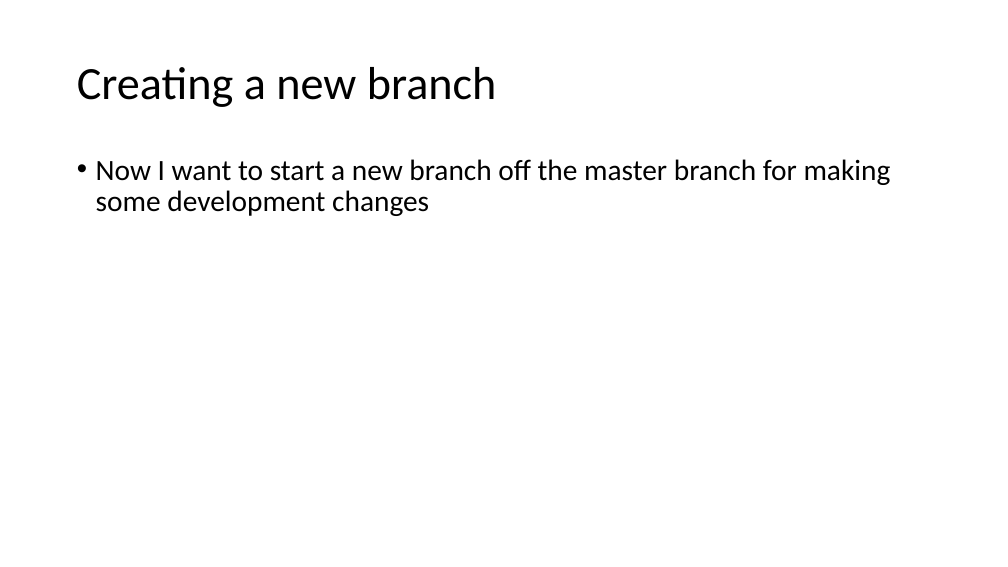
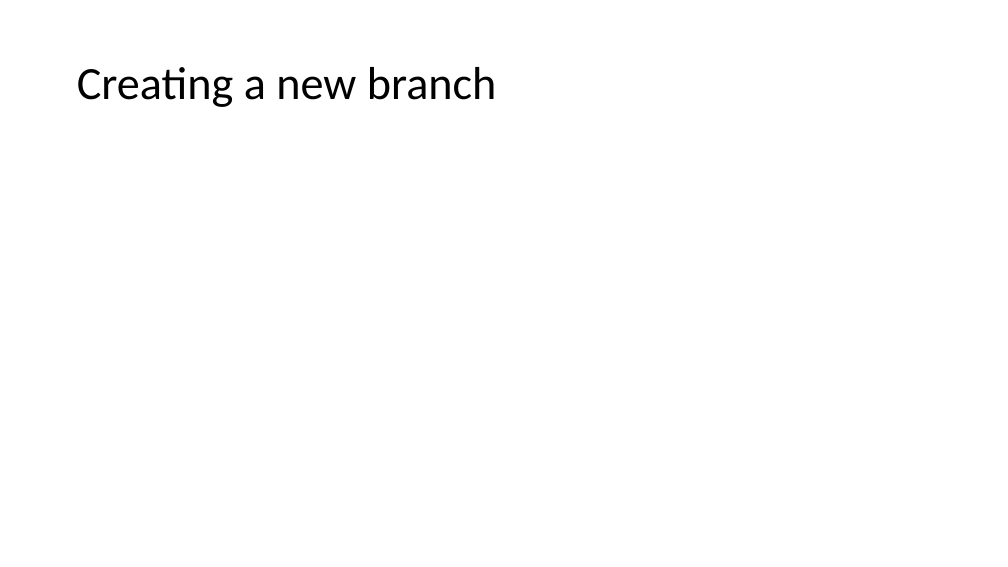
Before and after one commit to maxxb77/EBGN632_2019, a slide deck: slide 19 of ClassSlides/Course2.pptx. Drawn at 1008x567 pixels with LibreOffice and Linux fonts; fonts in the diff are those of the drawing. Boxes give left, top, right and bottom in pixels: in the first picture for what was removed or moved away, otherwise in the second. Text is boxed around its words. In the diff, an @@ line names an element or a change of style, - is before the commit and + after.

```diff
--- a/ClassSlides/Course2.pptx
+++ b/ClassSlides/Course2.pptx
@@ text removed at bbox=[96, 159, 891, 216] @@
-• Now I want to start a new branch off the master branch for making some development changes
```
Also in this commit, not shown: 7 slides added.
